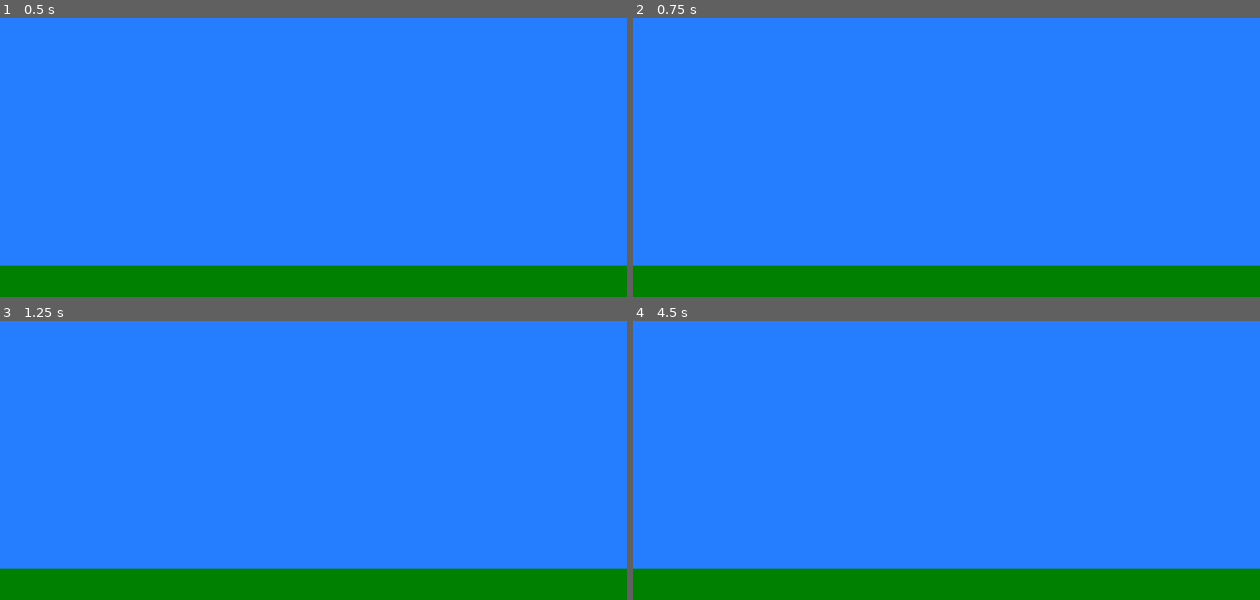
Above: before the commit, frames 1-4 (two rows, left to right).
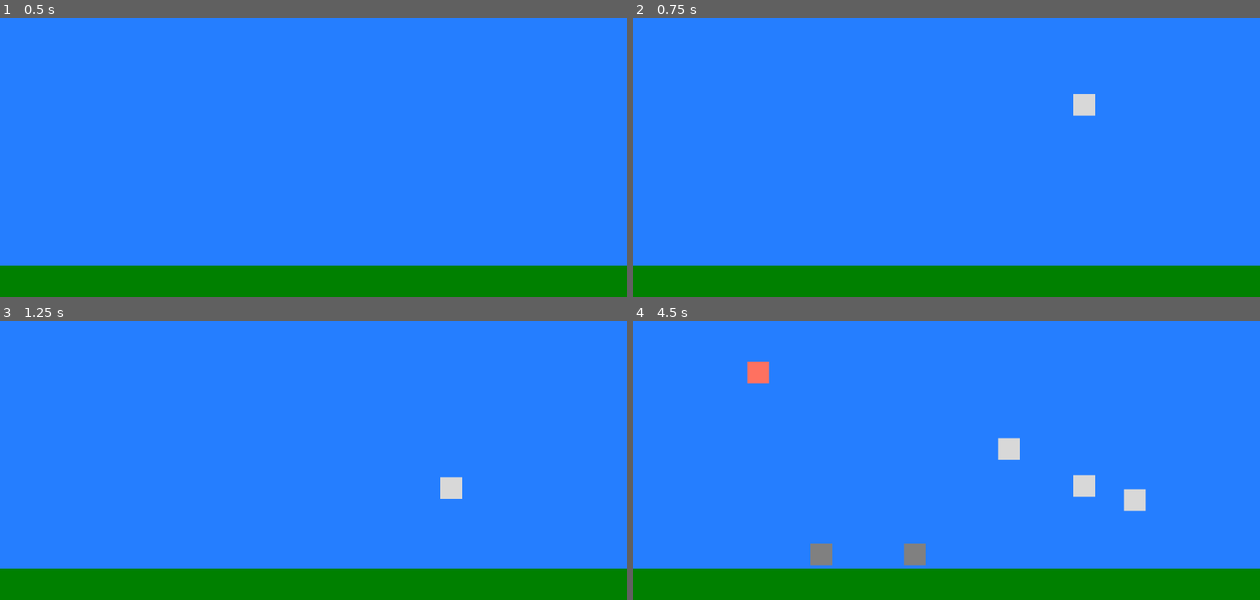
Above: after the commit, the same moments.

Repository: PabloValentin94/Conceitos_Godot
Game: Godot game, scene res://World.tscn
The game is run twice, just before and just after one commit, with the same random seed, the same clock (stepped at 60 frames per second) and the same inputs.
Inputs (mouse positions are in pixels of both pictures, inside the frame that each line leads up to):
- Up to frame 1 (0.5 s): no input
- Up to frame 2 (0.75 s): tap Enter at 0.5 s; move the mouse to (1084, 104) at 0.52 s; click (1084, 104) at 0.67 s
- Up to frame 3 (1.25 s): no input
- Up to frame 4 (4.5 s): move the mouse to (821, 440) at 1.27 s; click (821, 440) at 1.42 s; move the mouse to (1009, 346) at 2.02 s; click (1009, 346) at 2.17 s; move the mouse to (915, 493) at 2.77 s; click (915, 493) at 2.92 s; move the mouse to (1134, 477) at 3.52 s; click (1134, 477) at 3.67 s; move the mouse to (758, 371) at 4.27 s; click (758, 371) at 4.42 s

Frame 1 is identical in both runs. In frame 2, 0.3% of the frame differs, in the area x 70-74%, y 27-36%; in frame 3, 0.3%; in frame 4, 1.7%, in the area x 18-82%, y 14-88%.

Commit message:
Adicionando interatividade com o mouse na interface de usuário e explorando recursos do GDScript.

Diff:
--- a/Objects/Rock_Bounce.tscn
+++ b/Objects/Rock_Bounce.tscn
@@ -6,6 +6,7 @@
 bounce = 15.0
 
 [node name="Rock_Bounce" instance=ExtResource("1_qw4dx")]
+position = Vector2(50, 50)
 physics_material_override = SubResource("PhysicsMaterial_vxji0")
 
 [node name="ColorRect" parent="CollisionShape2D" index="0"]
--- a/Objects/Rock_Default.tscn
+++ b/Objects/Rock_Default.tscn
@@ -1,18 +1,18 @@
 [gd_scene load_steps=2 format=3 uid="uid://ciy1ef43enhur"]
 
 [sub_resource type="RectangleShape2D" id="RectangleShape2D_bto4x"]
-size = Vector2(64, 64)
+size = Vector2(50, 50)
 
 [node name="Rock_Default" type="RigidBody2D"]
-position = Vector2(48, 51)
+position = Vector2(50, 50)
 
 [node name="CollisionShape2D" type="CollisionShape2D" parent="."]
 shape = SubResource("RectangleShape2D_bto4x")
 
 [node name="ColorRect" type="ColorRect" parent="CollisionShape2D"]
-offset_left = -30.0
-offset_top = -30.0
-offset_right = 30.0
-offset_bottom = 30.0
+offset_left = -20.0
+offset_top = -20.0
+offset_right = 20.0
+offset_bottom = 20.0
 color = Color(0.501961, 0.501961, 0.501961, 1)
 metadata/_edit_use_anchors_ = true
--- /dev/null
+++ b/Objects/Rock_Friction.tscn
@@ -0,0 +1,12 @@
+[gd_scene load_steps=3 format=3 uid="uid://ci8h8jv2b1wnx"]
+
+[ext_resource type="PackedScene" uid="uid://ciy1ef43enhur" path="res://Objects/Rock_Default.tscn" id="1_nas0e"]
+
+[sub_resource type="PhysicsMaterial" id="PhysicsMaterial_5nhmn"]
+friction = 0.0
+
+[node name="Rock_Friction" instance=ExtResource("1_nas0e")]
+physics_material_override = SubResource("PhysicsMaterial_5nhmn")
+
+[node name="ColorRect" parent="CollisionShape2D" index="0"]
+color = Color(1, 0.443684, 0.375095, 1)
--- a/Scripts/Game_Manager.gd
+++ b/Scripts/Game_Manager.gd
@@ -1,4 +1,24 @@
 extends Node
+
+@export var templates: Array[PackedScene]
+
+func _ready() -> void:
+
+	if templates.size() <= 0:
+
+		templates.append(preload("res://Objects/Rock_Default.tscn"))
+
+		templates.append(preload("res://Objects/Rock_Bounce.tscn"))
+
+		templates.append(preload("res://Objects/Rock_Friction.tscn"))
+
+		print("Carregamento de recursos feito através de código.\n")
+
+	else:
+
+		print("Carregamento de recursos feito através da interface do Godot.\n")
+
+		pass
 
 func _input(event: InputEvent) -> void:
 
@@ -14,4 +34,18 @@
 
 			if event.pressed:
 
-				print(event)
+				print(event, "\n")
+
+				spawn_box(event.position)
+
+func spawn_box(axis: Vector2) -> void:
+
+	var indice_template: int = randi_range(0, templates.size() - 1)
+
+	var template = templates[indice_template]
+
+	var objeto = template.instantiate()
+
+	objeto.position = axis
+
+	add_child(objeto)
--- a/World.tscn
+++ b/World.tscn
@@ -1,14 +1,14 @@
-[gd_scene load_steps=3 format=3 uid="uid://b3drf3ohalvb1"]
+[gd_scene load_steps=6 format=3 uid="uid://b3drf3ohalvb1"]
 
 [ext_resource type="Script" path="res://Scripts/Game_Manager.gd" id="1_g5ohg"]
+[ext_resource type="PackedScene" uid="uid://ciy1ef43enhur" path="res://Objects/Rock_Default.tscn" id="2_4mpjq"]
+[ext_resource type="PackedScene" uid="uid://mivafi2mwfar" path="res://Objects/Rock_Bounce.tscn" id="3_kwa2a"]
+[ext_resource type="PackedScene" uid="uid://ci8h8jv2b1wnx" path="res://Objects/Rock_Friction.tscn" id="4_6jvmo"]
 
 [sub_resource type="RectangleShape2D" id="RectangleShape2D_uair6"]
 size = Vector2(1162, 64)
 
 [node name="World" type="Node2D"]
-
-[node name="Game_Manager" type="Node2D" parent="."]
-script = ExtResource("1_g5ohg")
 
 [node name="Background" type="ColorRect" parent="."]
 offset_left = -10.0
@@ -30,3 +30,7 @@
 offset_bottom = 33.0
 color = Color(0, 0.501961, 0, 1)
 metadata/_edit_use_anchors_ = true
+
+[node name="Game_Manager" type="Node2D" parent="."]
+script = ExtResource("1_g5ohg")
+templates = Array[PackedScene]([ExtResource("2_4mpjq"), ExtResource("3_kwa2a"), ExtResource("4_6jvmo")])
